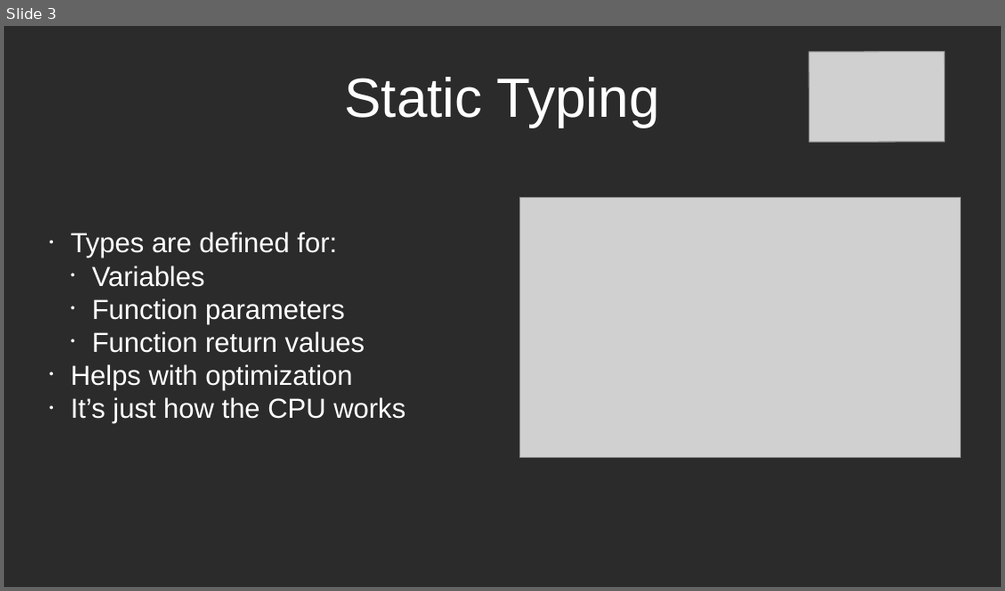
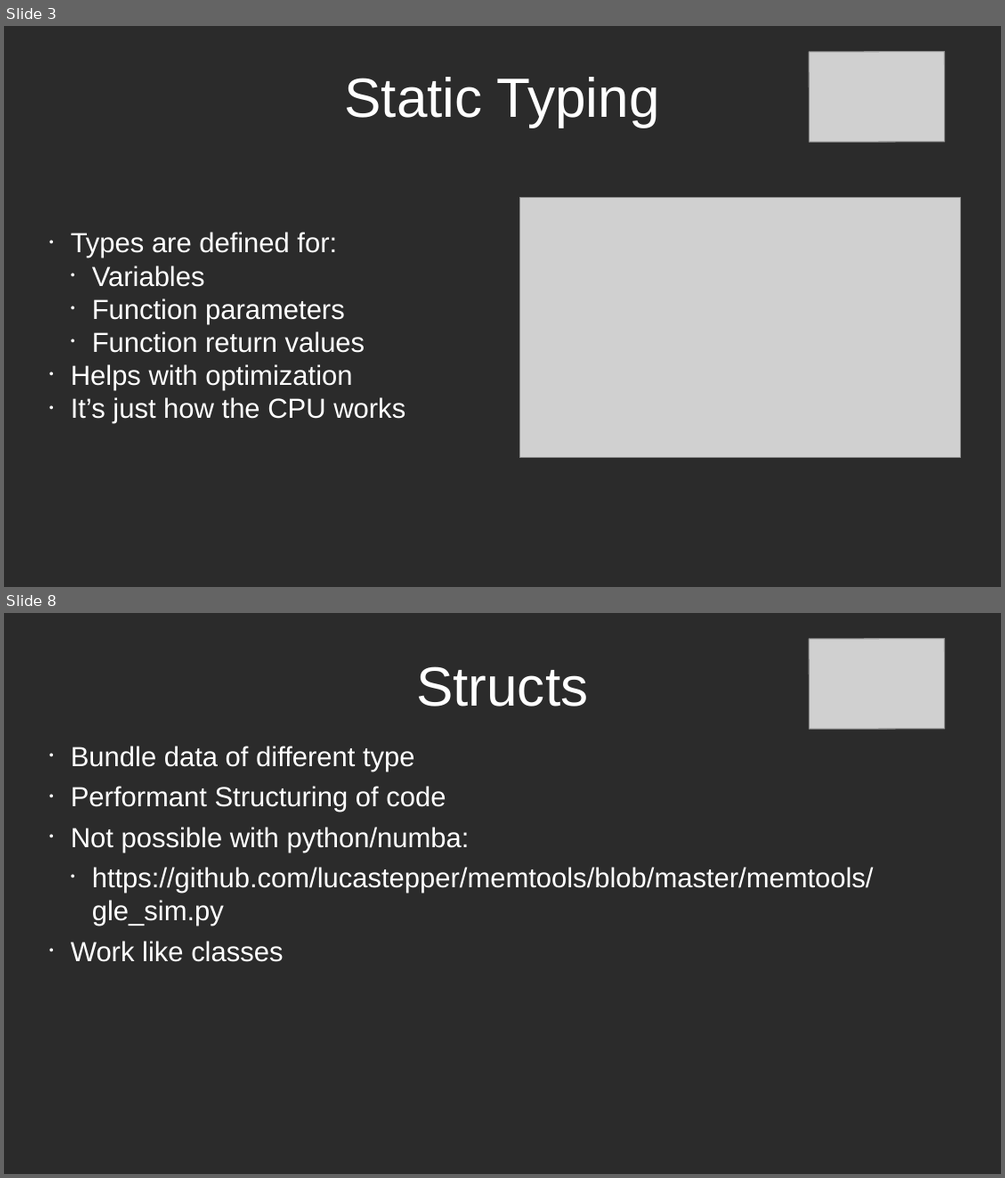
Before and after one commit to lucastepper/rust_talk, a slide deck: rust_presentation.odp. Shown one above the other, each under a label of ours: slide 3 before the commit, slides 3 and 8 after it; the slides between them are not shown. The pictures are 1005x591 and 1005x1178 pixels, drawn with LibreOffice and Linux fonts; fonts in the diff are those of the drawing; grey boxes stand for pictures; background and template pictures are left out; a plain dark background stands for a picture behind light text. Boxes give left, top, right and bottom in pixels: in the first picture for what was removed or moved away, otherwise in the second. Text is boxed around its words. In the diff, an @@ line names an element or a change of style, - is before the commit and + after.

```diff
--- a/rust_presentation.odp
+++ b/rust_presentation.odp
@@ slide 8 added at box(4, 613, 1001, 1174), background picture (left out) @@
@@ picture added at box(809, 638, 945, 729) @@
@@ title added at box(416, 666, 588, 706), 44 pt, text #FFFFFF @@
+Structs
@@ text added at box(71, 746, 874, 962), 22 pt, text #FFFFFF @@
+• Bundle data of different type
+• Performant Structuring of code
+• Not possible with python/numba:
+  • https://github.com/lucastepper/memtools/blob/master/memtools/gle_sim.py
+• Work like classes
```
Also in this commit, not shown: 2 slides changed, 3 other slides added, 20 other files.
